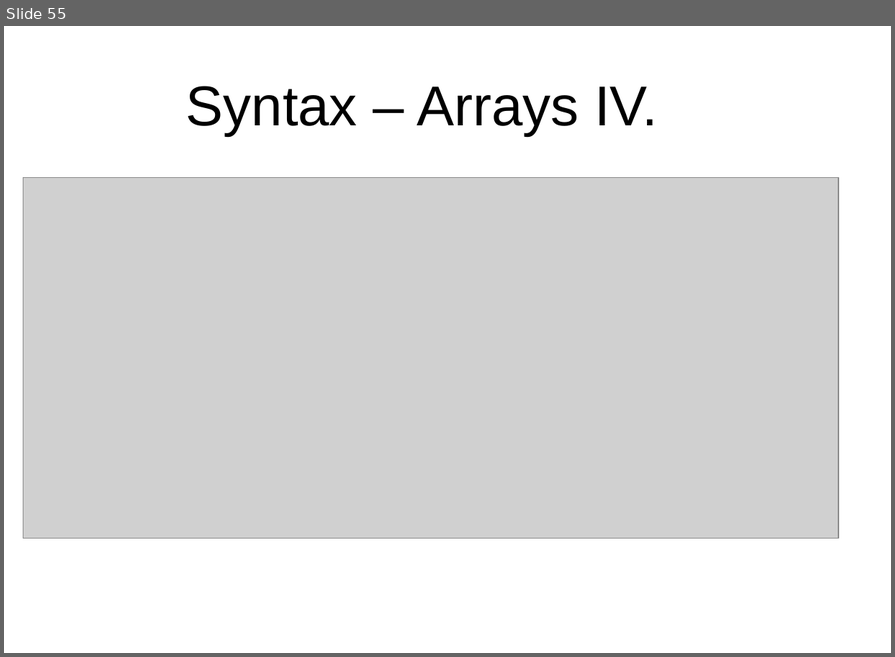
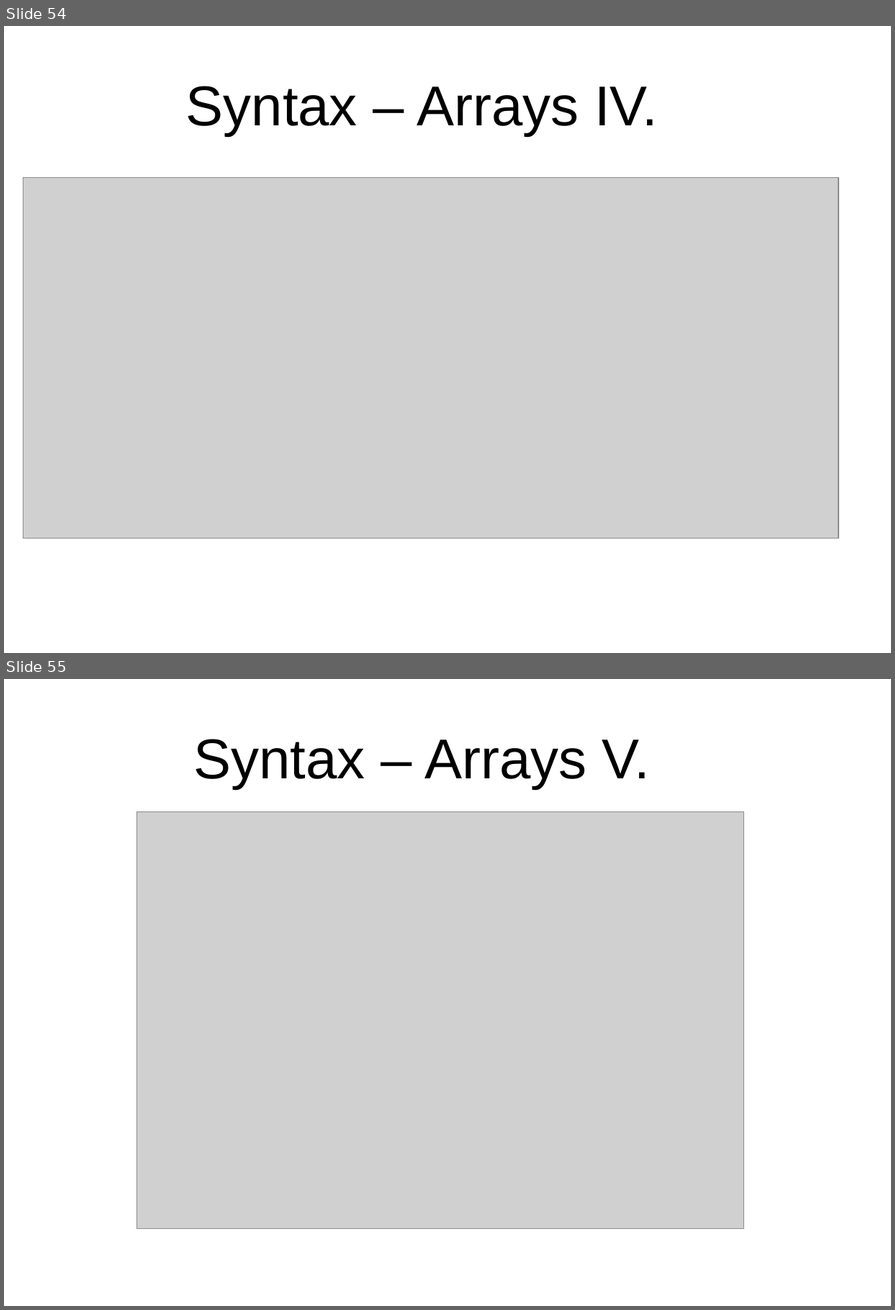
Before and after one commit to peterborkuti/other, a slide deck: JavaScriptBasics/jsbasics-slide.odp. Shown one above the other, each under a label of ours: slide 55 before the commit, slides 54 and 55 after it. The pictures are 895x657 and 895x1310 pixels, drawn with LibreOffice and Linux fonts; fonts in the diff are those of the drawing; grey boxes stand for pictures; background and template pictures are left out. Boxes give left, top, right and bottom in pixels: in the first picture for what was removed or moved away, otherwise in the second. Text is boxed around its words. In the diff, an @@ line names an element or a change of style, - is before the commit and + after.

Commit message:
array - func 0.1

```diff
--- a/JavaScriptBasics/jsbasics-slide.odp
+++ b/JavaScriptBasics/jsbasics-slide.odp
@@ slide 55 added at <box>4,679,891,1306</box>, background #FFFFFF @@
@@ title added at <box>194,739,650,789</box>, 53.3 pt, text #000000 @@
+Syntax – Arrays V.
@@ picture added at <box>136,811,744,1229</box> @@
@@ what was slide 55 is now slide 54 @@
```
Also in this commit, not shown: 1 slide changed, 3 other files.
